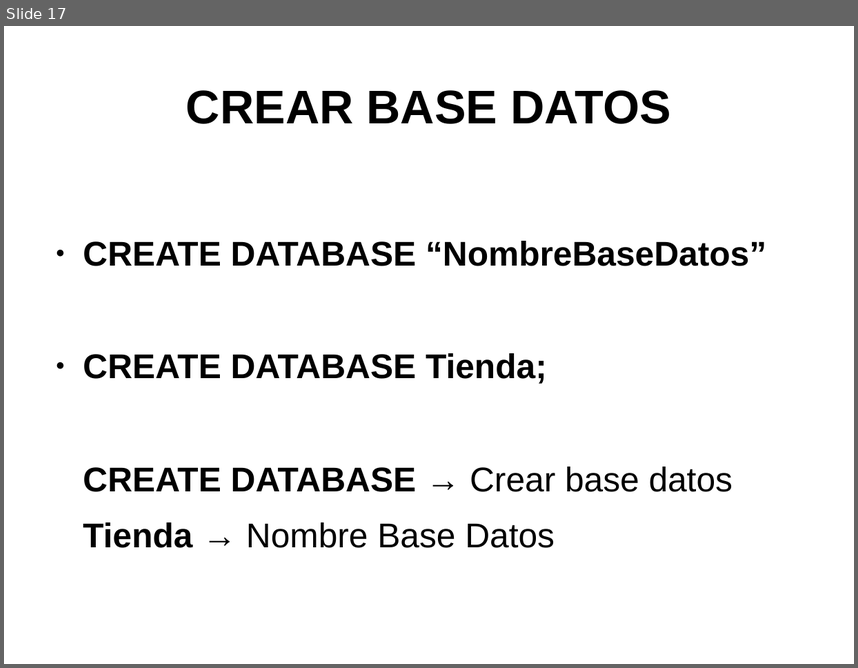
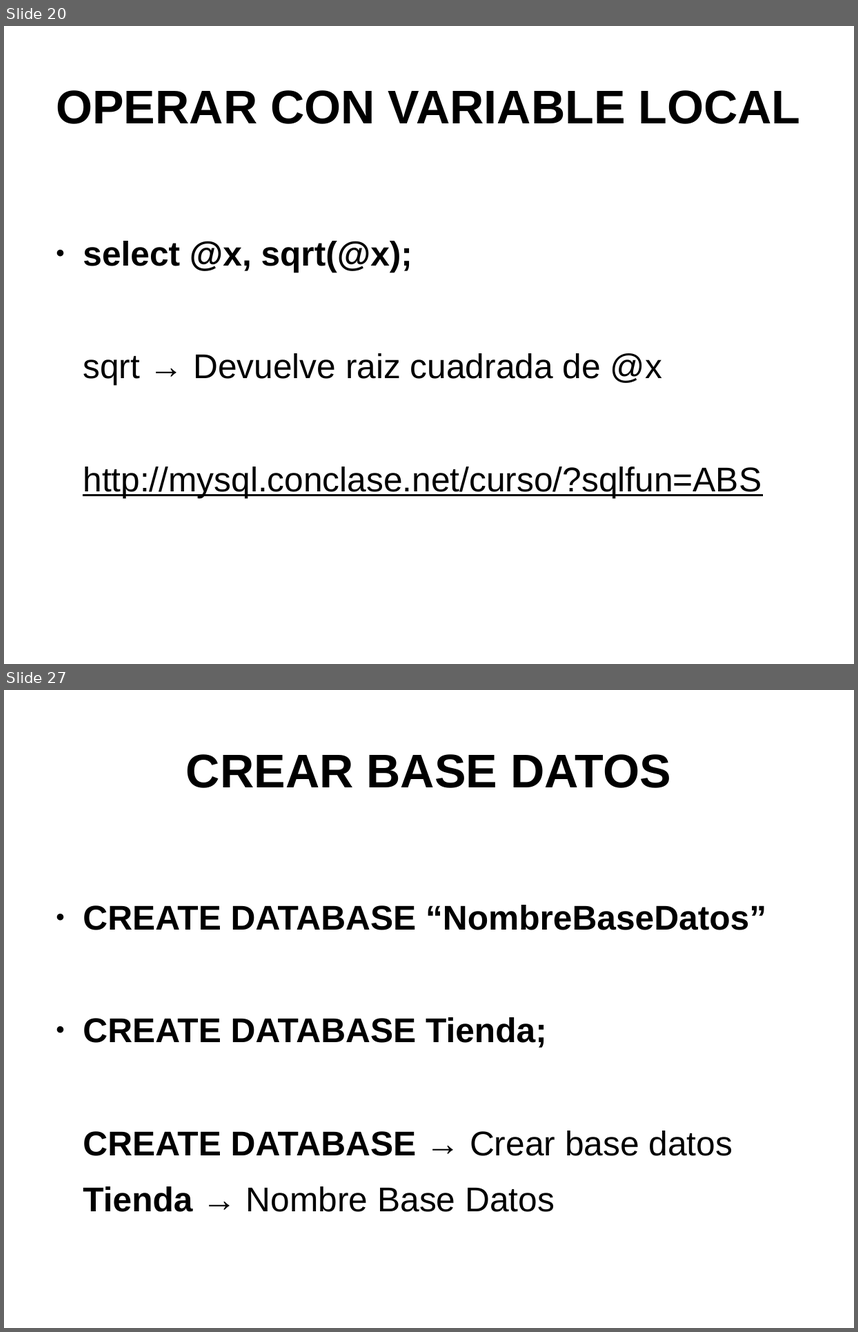
Before and after one commit to psicobyte/CursoPythonAvanzado, a slide deck: BaseDeDatosPython.odp. Shown one above the other, each under a label of ours: slide 17 before the commit, slides 20 and 27 after it; the slides between them are not shown. The pictures are 858x668 and 858x1332 pixels, drawn with LibreOffice and Linux fonts; fonts in the diff are those of the drawing. Boxes give left, top, right and bottom in pixels: in the first picture for what was removed or moved away, otherwise in the second. Text is boxed around its words. In the diff, an @@ line names an element or a change of style, - is before the commit and + after.

```diff
--- a/BaseDeDatosPython.odp
+++ b/BaseDeDatosPython.odp
@@ slide 20 added at box(4, 26, 854, 664), background #FFFFFF @@
@@ title added at box(56, 90, 801, 124), 44 pt, text #000000, bold @@
+OPERAR CON VARIABLE LOCAL
@@ text added at box(83, 241, 762, 497), 32 pt, text #000000 @@
+● select @x, sqrt(@x);
+sqrt → Devuelve raiz cuadrada de @x
+http://mysql.conclase.net/curso/?sqlfun=ABS
@@ what was slide 17 is now slide 27 @@
```
Also in this commit, not shown: 5 slides changed, 38 other slides added, 3 other files.
